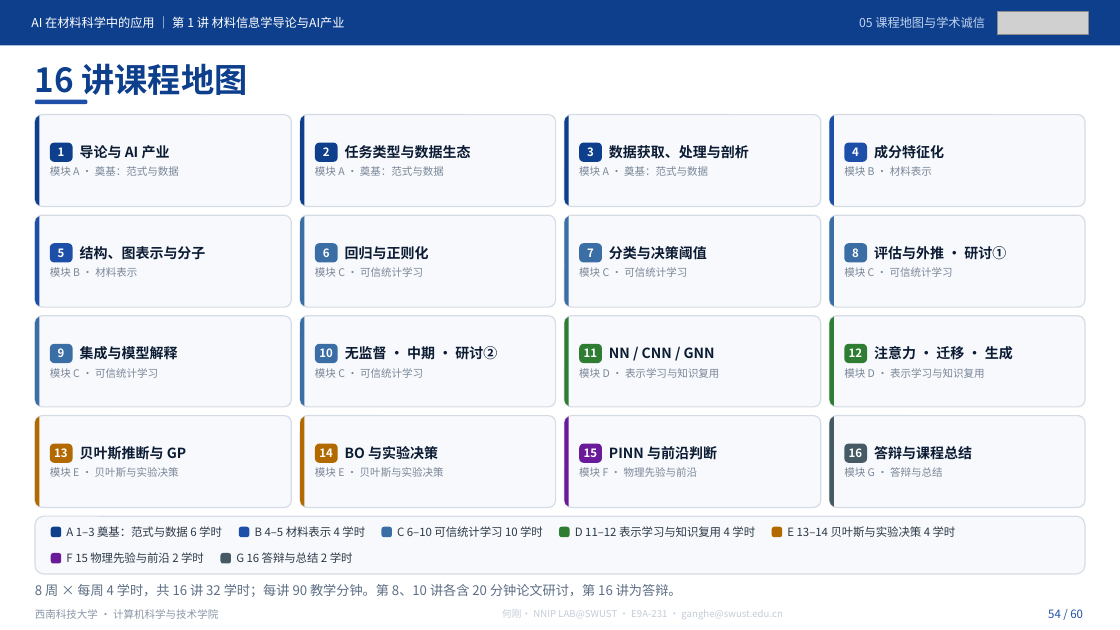
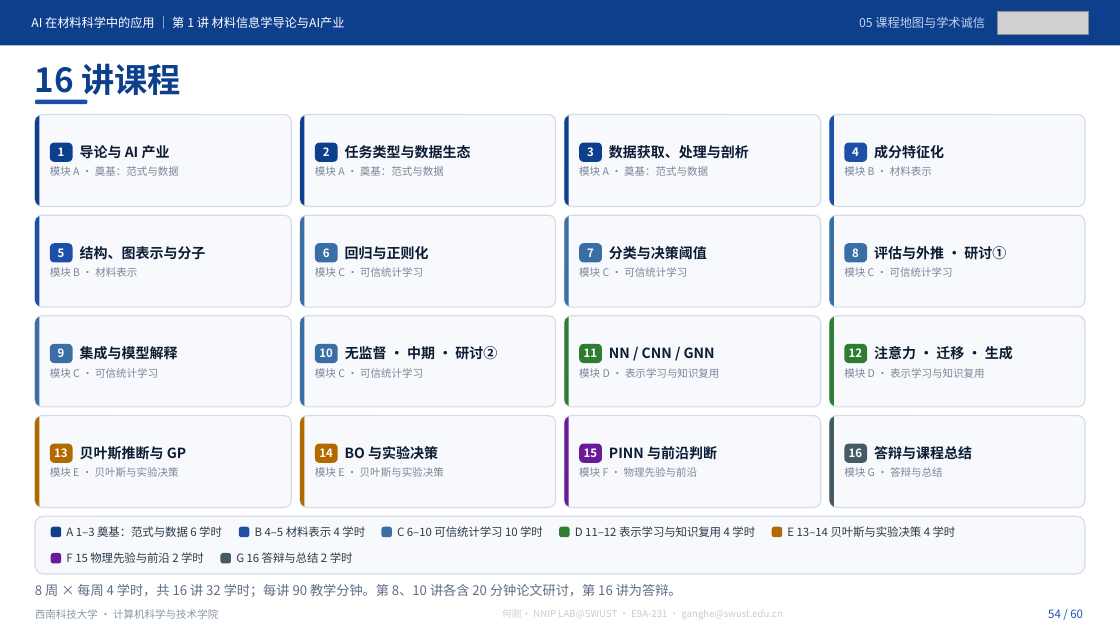
Before and after one commit to cosfrist/Applications-of-Artificial-Intelligence-in-Materials-Science-SWUST, a slide deck: slide 54 of lectures/01-材料信息学导论与AI产业/AI在材料科学中的应用-第1讲 材料信息学导论与AI产业-V5.pptx. Drawn at 1120x630 pixels with LibreOffice and Linux fonts; fonts in the diff are those of the drawing; grey boxes stand for pictures. Boxes give left, top, right and bottom in pixels: in the first picture for what was removed or moved away, otherwise in the second. Text is boxed around its words. In the diff, an @@ line names an element or a change of style, - is before the commit and + after.

Commit message:
第1讲：按 2026-11-05 手动修订版课件更新配套文件
课件
- 4 497 468 → 6 132 823 B（SHA 436d586b…），页数仍 60，备注 60/60 未变
- 配图改动：P16 新增 1 张（化学空白区，1696×918）、P17 换 1 张、P18 换 2 张、P22 换 1 张、P46 由 1 张增至 4 张
- 图片对象 88 → 92，唯一媒体 27 → 31
- 文字改动：P53 第五部分分区名「课程地图与学术诚信」→「课程结构与 AI 使用规范」；P54 页标题「16 讲课程地图」→「16 讲课程」

配套文件
- source_index-V5.md：第 2 节图片元数据按新课件重建（37 行，part / SHA256 前 12 位 / 像素 / 显示尺寸 / srcRect），
  生成规则经旧课件自检——用同一脚本复现旧表 33/33 行完全一致后再套用新课件
- 讲义-第1讲…V5.md：同步 P53 分区名与 P54 页标题 3 处；逐页讲解正文与备注未变
- SHA256-清单-V5.md：课件 / 讲义 / 来源索引三行更新，仓库内复算 13/13 一致
- README：版本改为 2026-11-05，补两版修订对照表（含逐页改动与图片统计）

未改动：授课路线-V5.md、课堂记录表-V5.md、code/（本轮无对应改动）

```diff
--- a/lectures/01-材料信息学导论与AI产业/AI在材料科学中的应用-第1讲 材料信息学导论与AI产业-V5.pptx
+++ b/lectures/01-材料信息学导论与AI产业/AI在材料科学中的应用-第1讲 材料信息学导论与AI产业-V5.pptx
@@ text at bbox=[35, 63, 182, 101]: text changed @@
-16 讲课程地图
+16 讲课程
```
Also in this commit, not shown: 11 other slides changed, 5 other files.
